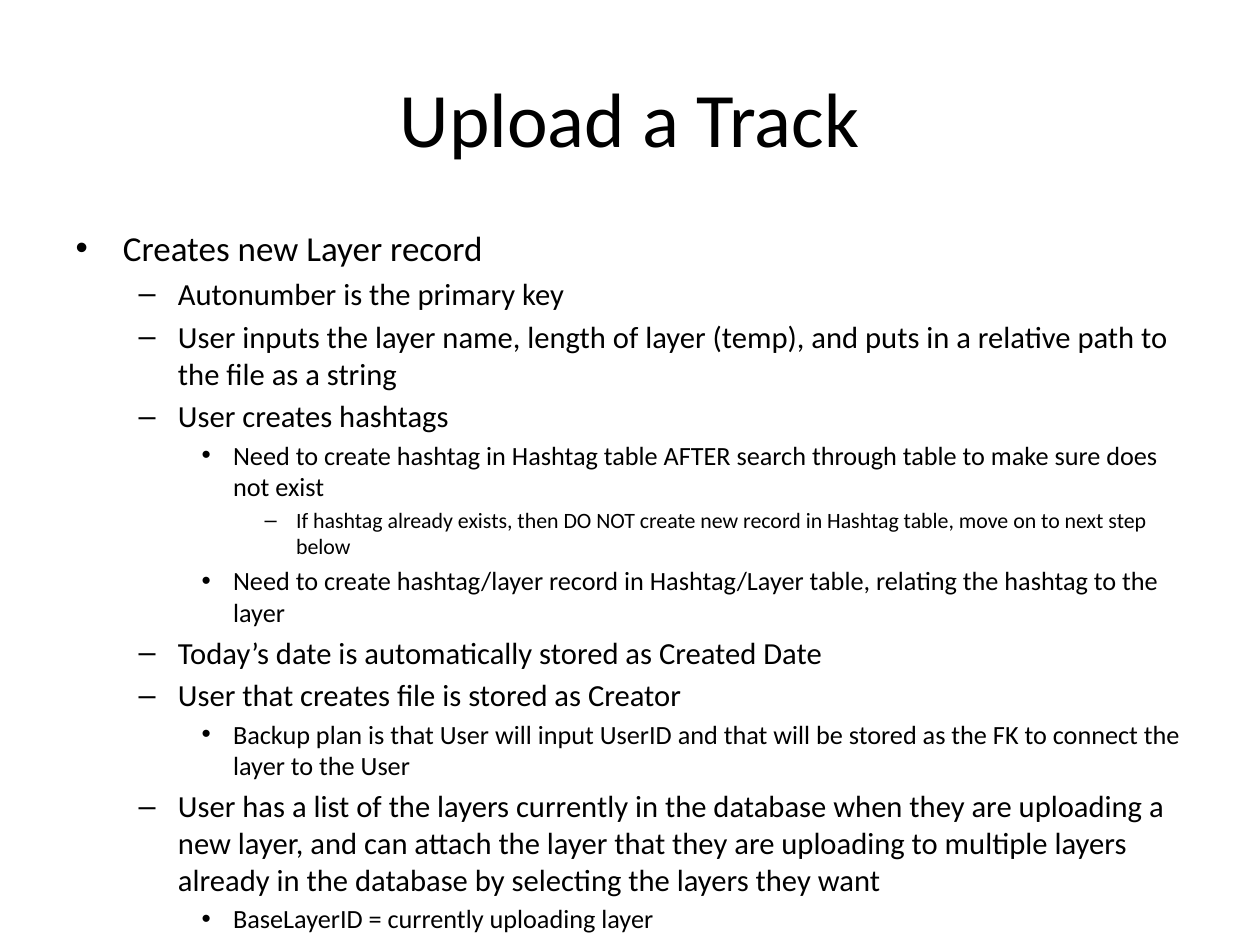
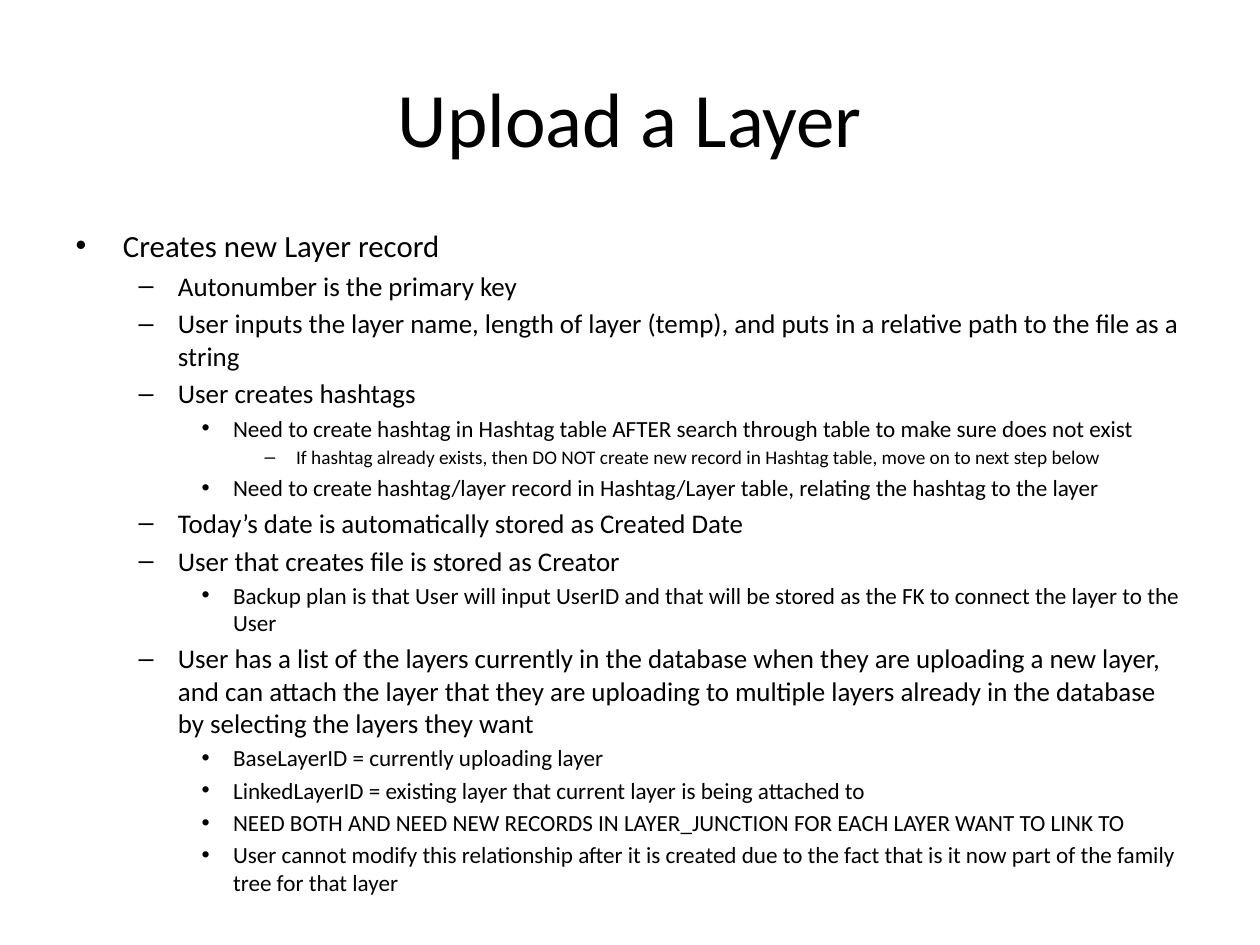
Before and after one commit to walkerq/layers, a slide deck: slide 8 of Project Progress Report.pptx. Drawn at 1260x945 pixels with LibreOffice and Linux fonts; fonts in the diff are those of the drawing. Boxes give left, top, right and bottom in pixels: in the first picture for what was removed or moved away, otherwise in the second. Text is boxed around its words. In the diff, an @@ line names an element or a change of style, - is before the commit and + after.

```diff
--- a/Project Progress Report.pptx
+++ b/Project Progress Report.pptx
@@ title at (398, 93, 862, 160): text changed @@
-Upload a Track
+Upload a Layer
@@ text at (123, 235, 1178, 834): size 20 to 17.6 pt in "Creates new Layer record"; size 17.5 to 15.4 pt in "Autonumber is the primary key", "User inputs the layer name, length of ...", "User creates hashtags", "Today’s date is automatically stored as Created ..." and 2 more places; size 15 to 13.2 pt in "Need to create hashtag in Hashtag table ...", "Need to create hashtag/layer record in Hashtag/Layer ...", "Backup plan is that User will input ...", "BaseLayerID = currently uploading layer" and 2 more places; size 12.5 to 11 pt in "If hashtag already exists, then DO NOT ..." @@
@@ text at (233, 847, 1174, 895): paragraph added @@
+    • User cannot modify this relationship after it is created due to the fact that is it now part of the family tree for that layer
```
Also in this commit, not shown: 4 other slides changed, 3 slides added, 1 slide removed.
